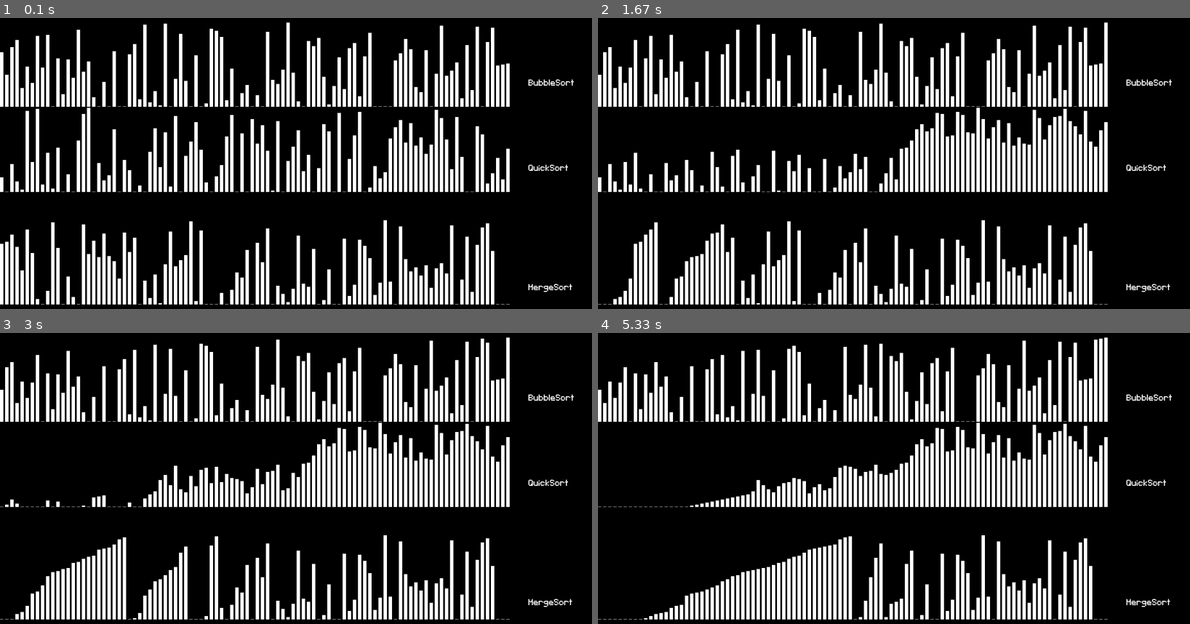
Above: before the commit, frames 1-4 (two rows, left to right).
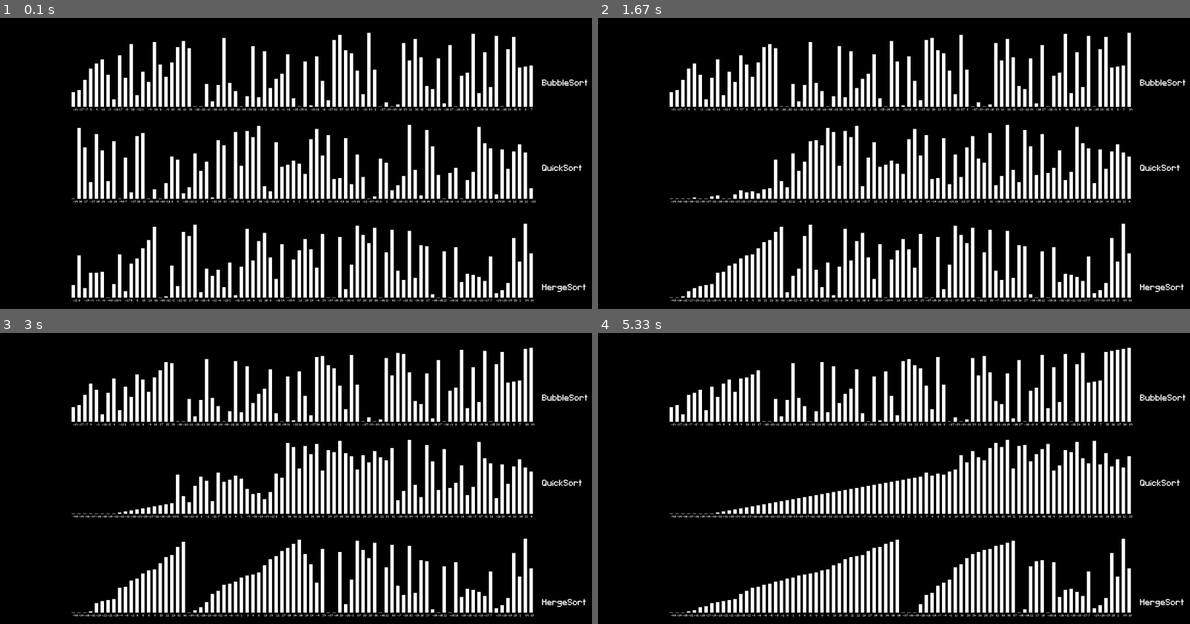
Above: after the commit, the same moments.

Repository: IgorTyrajski/Python-Pygame---Sorting-algorithms-visualization
Game: pygame game, started from main.py
Same seed, same stepped clock (60 frames per second), same inputs: the game is played once before the commit and once after it.
Inputs:
- Up to frame 1 (0.1 s): no input
- Up to frame 2 (1.67 s): no input
- Up to frame 3 (3 s): no input
- Up to frame 4 (5.33 s): no input

The runs differ from the first frame. In frame 1, 34% of the frame differs, in the area x 0-100%, y 1-99%; in frame 2, 33%; in frame 3, 32%; in frame 4, 31%.

Commit message:
Added changing colour, numbers representing each rectangle under rect

Diff:
--- a/NumberClass.py
+++ b/NumberClass.py
@@ -6,15 +6,24 @@
     def __init__(self,x,y,width,height):
         self.rect=pygame.Rect(x,y,width, height)
         self.number=0
+        self.text_font=pygame.font.Font("Pixeltype.ttf",13)
+        self.text_surface=self.text_font.render(str(0),False,(255,255,255)).convert()
+        self.color=Color(255,255,255,255)
 
     def setNumber(self,tempNum):
         self.number=tempNum
+        self.text_surface = self.text_font.render(str(tempNum), False, (255, 255, 255)).convert()
 
     def getNumber(self):
         return self.number
 
     def draw(self,tempSurface):
-        pygame.draw.rect(tempSurface,Color(255,255,255,255),self.rect)
+        pygame.draw.rect(tempSurface,self.color,self.rect)
+        tempSurface.blit(self.text_surface,(self.rect.x+4,self.rect.y+5+self.rect.height))
+
+    def setColor(self,newColor):
+        self.color=newColor
+
 
 def draw_all(window, AlgorithmsRectangles):
     window.fill((0, 0, 0))
--- a/main.py
+++ b/main.py
@@ -5,7 +5,12 @@
 from NumberClass import NumberRect, update_rectangles, draw_all
 from SortAlg import bubble_sort_gen, quick_sort_gen, merge_sort_gen
 
-SIM_SIZE = 100
+speed_dir={"slow":30,"medium":60,"fast":90, "ultra-fast":150}
+
+SIM_SIZE =80
+SPEED="medium" #input here "slow", "medium","fast" or "ultra-fast"
+
+
 
 #pygame init
 pygame.init()
@@ -33,7 +38,7 @@
 y = 380
 for i in range(3):
     rectangles = []
-    x = 0
+    x = 210
     for num in AlgNumArr[i]:
         min_num = -SIM_SIZE // 2
         max_num = SIM_SIZE // 2 - 1
@@ -43,7 +48,7 @@
         newRect = NumberRect(x, y - height, rectWidth, height)
         newRect.setNumber(num)
         rectangles.append(newRect)
-        x += rectWidth + 5
+        x += rectWidth + 7
     AlgorithmsRectangles.append(rectangles)
     y += 333
 
@@ -52,6 +57,9 @@
 quick_gen = quick_sort_gen(AlgNumArr[1])
 merge_gen = merge_sort_gen(AlgNumArr[2])
 
+colours=[pygame.Color(0, 235, 0),pygame.Color(255, 251, 0),pygame.Color(255, 0, 0)] #colors of rects of algorithms depending on speed (fastest to end is green, second yellow , etc)
+c=0
+HadChanged=[False, False, False]
 # main loop
 while True:
     for event in pygame.event.get():
@@ -65,28 +73,43 @@
         current_state = next(bubble_gen)
         update_rectangles(AlgorithmsRectangles[0], current_state, base_y=380, height_ratio=3.0)
     except StopIteration:
+        if (HadChanged[0]!=True):
+            for rect in AlgorithmsRectangles[0]:
+                rect.setColor(colours[c])
+            HadChanged[0] = True
+            c+=1
+
         pass
-
     try:
         current_state = next(quick_gen)
-        update_rectangles(AlgorithmsRectangles[1], current_state, base_y=630, height_ratio=3.0)
+        update_rectangles(AlgorithmsRectangles[1], current_state, base_y=650, height_ratio=3.0)
     except StopIteration:
+        if (HadChanged[1] != True):
+            for rect in AlgorithmsRectangles[1]:
+                rect.setColor(colours[c])
+            HadChanged[1] = True
+            c += 1
         pass
 
     try:
         current_state = next(merge_gen)
-        update_rectangles(AlgorithmsRectangles[2], current_state, base_y=960, height_ratio=3.0)
+        update_rectangles(AlgorithmsRectangles[2], current_state, base_y=940, height_ratio=3.0)
     except StopIteration:
+        if (HadChanged[2] != True):
+            for rect in AlgorithmsRectangles[2]:
+                rect.setColor(colours[c])
+            HadChanged[2] = True
+            c += 1
         pass
 
     draw_all(window, AlgorithmsRectangles)
 
-    x=1550
-    y=[300, 550,900]
+    x=1590
+    y=[300, 550,900] #y positions of 1 text ("bubble sort"), seconds etc
     i=0
     for text in text_surfaces:
         window.blit(text,(x,y[i]))
         i+=1
 
     pygame.display.update()
-    clock.tick(60)
+    clock.tick(speed_dir[SPEED])
